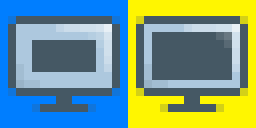
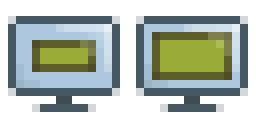
Layer changes from the first 256px x 128px image to the second:
painted on "Layer 6" over bbox(32, 32, 232, 104)
hid "Layer 2" over bbox(0, 0, 256, 128)
